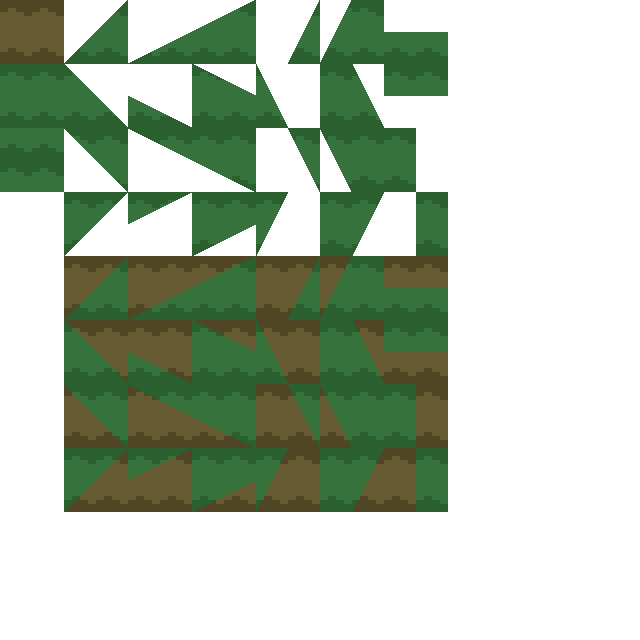
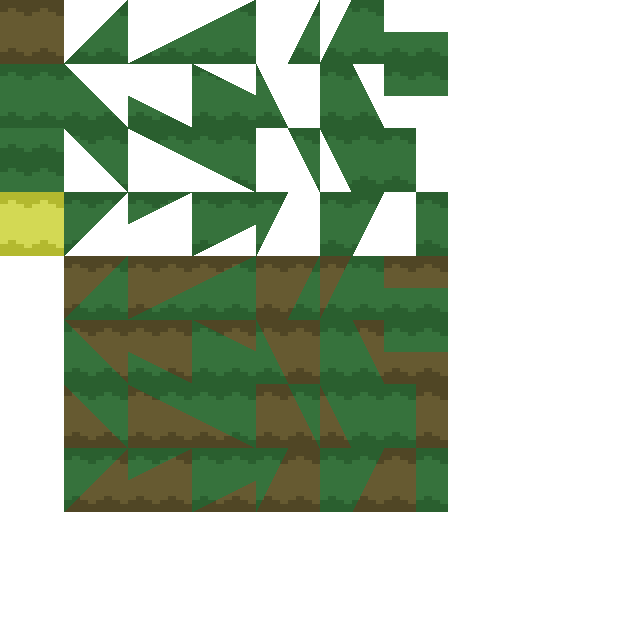
Comparing the layer stacks of the two 640 x 640 images. Changes:
added layer "sand darker" above "sand" over left=0, top=192, right=64, bottom=256
added layer "sand" above "grass darker copy" over left=0, top=192, right=64, bottom=256
